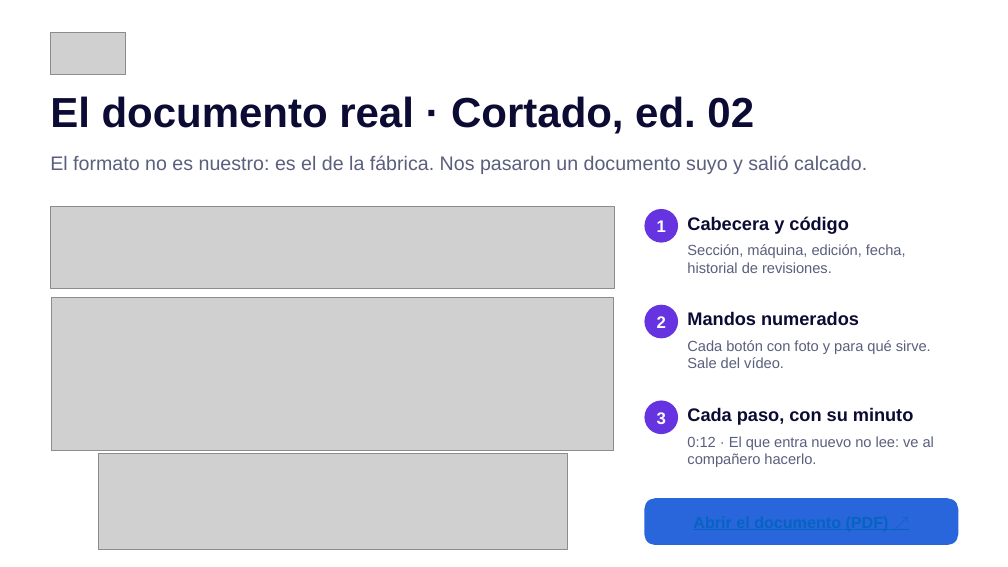
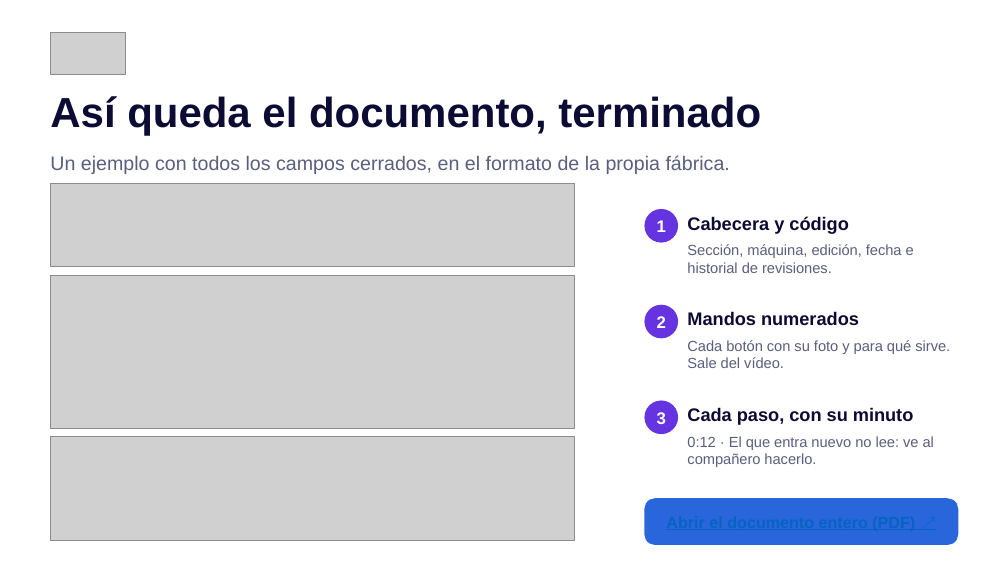
Before and after one commit to L1yac/mapealo, a slide deck: slide 6 of demo-ale/DEMO-MAPEALO.pptx. Drawn at 1008x567 pixels with LibreOffice and Linux fonts; fonts in the diff are those of the drawing; grey boxes stand for pictures. Boxes give left, top, right and bottom in pixels: in the first picture for what was removed or moved away, otherwise in the second. Text is boxed around its words. In the diff, an @@ line names an element or a change of style, - is before the commit and + after.

Commit message:
Documento de ejemplo terminado + presentacion actualizada

```diff
--- a/demo-ale/DEMO-MAPEALO.pptx
+++ b/demo-ale/DEMO-MAPEALO.pptx
@@ text at <box>50,96,761,136</box>: text changed @@
-El documento real · Cortado, ed. 02
+Así queda el documento, terminado
@@ text at <box>50,155,730,174</box>: text changed @@
-El formato no es nuestro: es el de la fábrica. Nos pasaron un documento suyo y salió calcado.
+Un ejemplo con todos los campos cerrados, en el formato de la propia fábrica.
@@ picture: place and size @@
-picture at <box>50,207,615,288</box>
+picture at <box>50,183,575,267</box>
@@ text at <box>687,244,914,273</box>: text changed @@
-Sección, máquina, edición, fecha, historial de revisiones.
+Sección, máquina, edición, fecha e historial de revisiones.
@@ picture: place and size @@
-picture at <box>51,297,614,451</box>
+picture at <box>50,275,575,428</box>
@@ text at <box>687,340,950,368</box>: text changed @@
-Cada botón con foto y para qué sirve. Sale del vídeo.
+Cada botón con su foto y para qué sirve. Sale del vídeo.
@@ picture: place and size @@
-picture at <box>98,454,566,549</box>
+picture at <box>50,436,575,540</box>
```
Also in this commit, not shown: 1 other slide changed, 2 other files.
